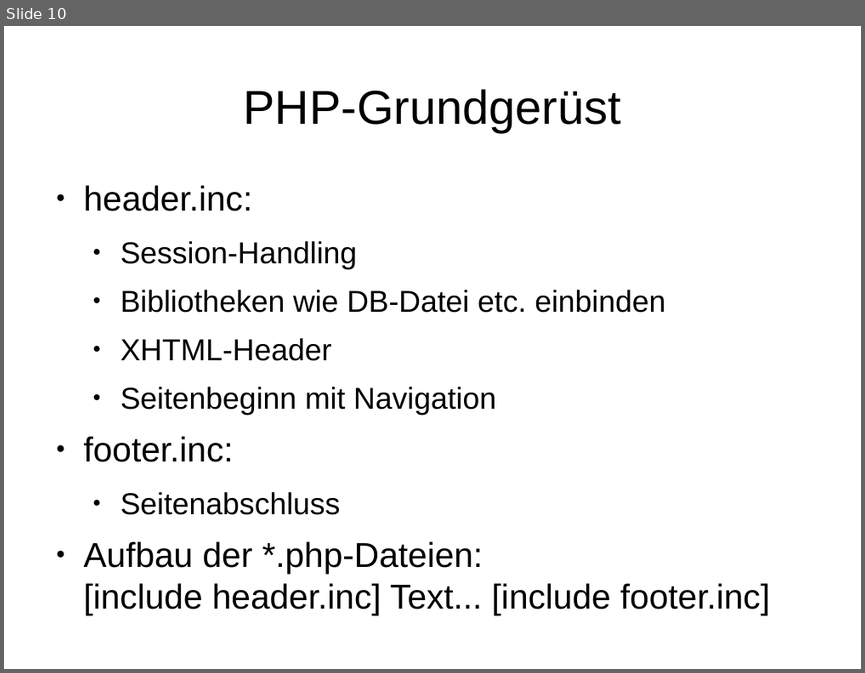
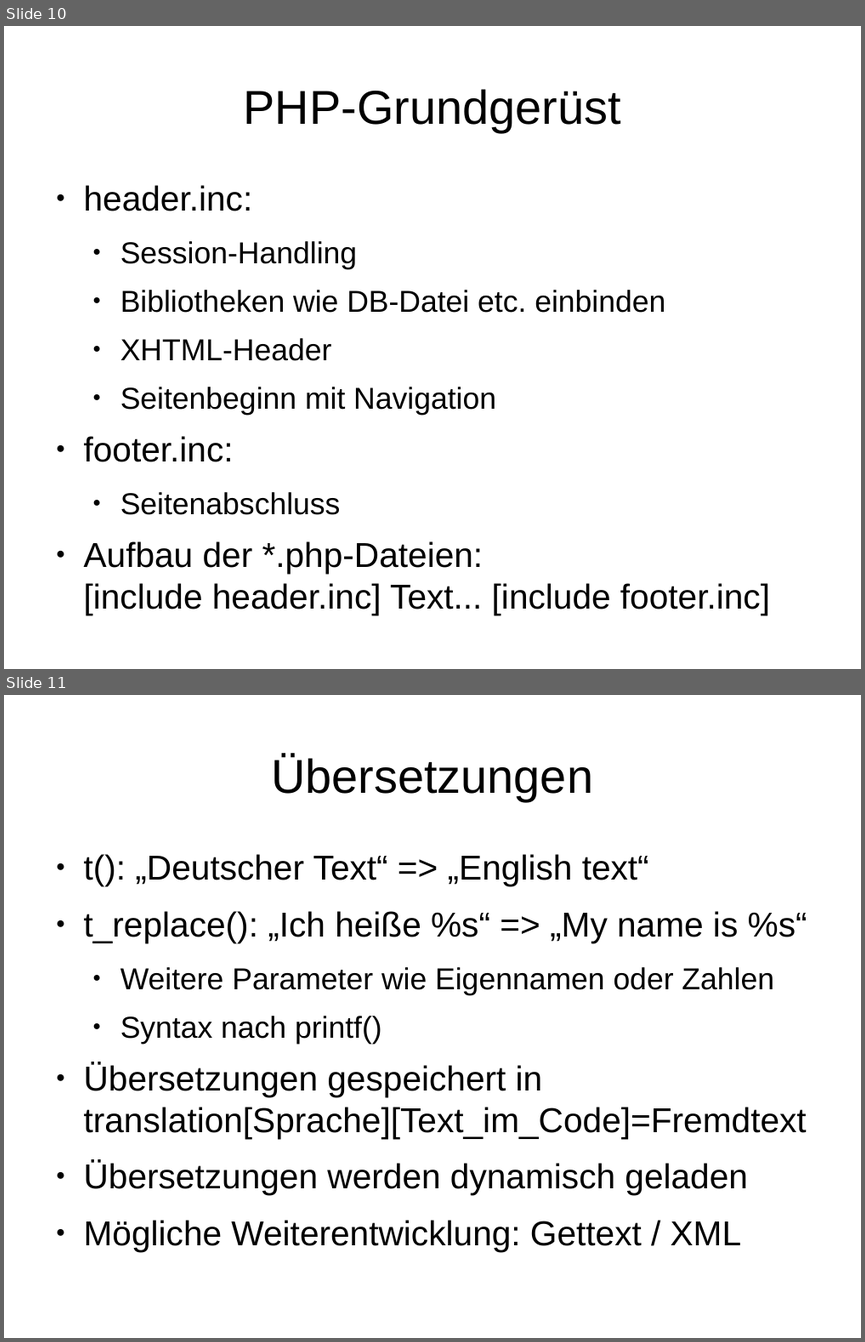
Before and after one commit to dboehmer/hotelres, a slide deck: res/presentation/presentation.odp. Shown one above the other, each under a label of ours: slide 10 before the commit, slides 10 and 11 after it. The pictures are 865x673 and 865x1342 pixels, drawn with LibreOffice and Linux fonts; fonts in the diff are those of the drawing; background and template pictures are left out. Boxes give left, top, right and bottom in pixels: in the first picture for what was removed or moved away, otherwise in the second. Text is boxed around its words. In the diff, an @@ line names an element or a change of style, - is before the commit and + after.

```diff
--- a/res/presentation/presentation.odp
+++ b/res/presentation/presentation.odp
@@ slide 11 added at [4,695,861,1338], background picture (left out) @@
@@ title added at [271,755,593,801], 44 pt, text #000000 @@
+Übersetzungen
@@ text added at [84,854,807,1252], 32 pt, text #000000 @@
+● t(): „Deutscher Text“ => „English text“
+● t_replace(): „Ich heiße %s“ => „My name is %s“
+  ● Weitere Parameter wie Eigennamen oder Zahlen
+  ● Syntax nach printf()
+● Übersetzungen gespeichert in translation[Sprache][Text_im_Code]=Fremdtext
+● Übersetzungen werden dynamisch geladen
+● Mögliche Weiterentwicklung: Gettext / XML
```
Also in this commit, not shown: 1 slide changed.
